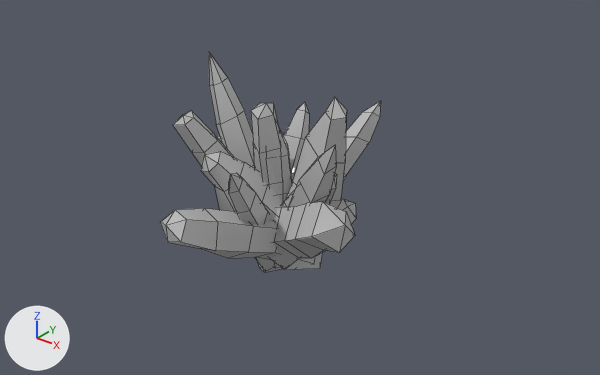
A saved change to the FBX model Assets/modele michał/kryształy/kryształy małe.fbx.
Both versions are drawn from a 50 mm lens placed at (4.7, -5.55, 3.48), pointed at (0.22, 0.05, 0.0). Arrows for +X, +Y and +Z are at lower left; the lights stay in place. The older version comes first. Mesh edges are drawn as thin lines. Where no turn or scale is listed for an object, it has been applied to the vertices.

Before the edit, the objects in view are built like this:
```python
me_mesh = bpy.data.meshes.new('Mesh')
me_mesh.from_pydata(...)  # 104 vertices, 100 faces; spans x -0.7..0.7, y -0.69..0.69, z -0.84..0.84
me_mesh.materials.append(mat_kryształ_v1)  # grey #bcbcbc
me_mesh_001 = bpy.data.meshes.new('Mesh.001')
me_mesh_001.from_pydata(...)  # 156 vertices, 150 faces; spans x -0.89..0.89, y -0.87..0.87, z -1.14..1.14
me_mesh_001.materials.append(mat_kryształ_v2)  # grey #bcbcbc
me_mesh_002 = bpy.data.meshes.new('Mesh.002')
me_mesh_002.from_pydata(...)  # 182 vertices, 175 faces; spans x -1.03..1.03, y -1.39..1.39, z -0.91..0.91
me_mesh_002.materials.append(mat_kryształ_v3)  # grey #bcbcbc
ob_kryształy_małe_v1 = bpy.data.objects.new('Kryształy małe v1', me_mesh)
ob_kryształy_małe_v1.location = (0.0, 0.0, 0.0)
ob_kryształy_małe_v2 = bpy.data.objects.new('Kryształy małe v2', me_mesh_001)
ob_kryształy_małe_v2.location = (0.0, 0.0, 0.0)
ob_kryształy_małe_v3 = bpy.data.objects.new('Kryształy małe v3', me_mesh_002)
ob_kryształy_małe_v3.location = (0.0, 0.0, 0.0)
```
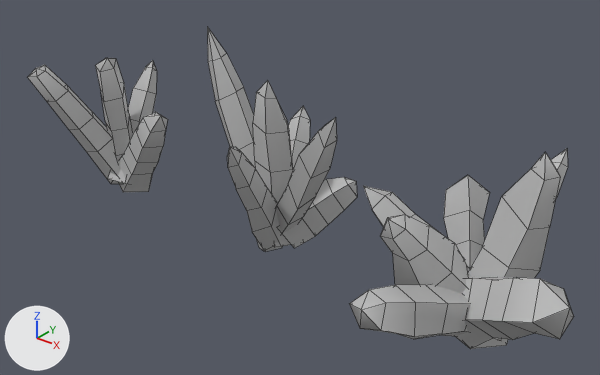
Where the change shows, as pixel boxes (x1, y1, x2, y2) in the pictures (600 x 375 px):
'Kryształy małe v3', moved
    before: (160, 97, 381, 270)
    after: (350, 149, 574, 349)
'Kryształy małe v2', moved
    before: (209, 53, 356, 272)
    after: (207, 26, 357, 252)
'Kryształy małe v1', moved
    before: (173, 102, 337, 207)
    after: (28, 58, 168, 192)

The edits, one by one:
Object 'Kryształy małe v3' (ob_kryształy_małe_v3) moves from (0.0, 0.0, 0.0) to (2.025, 0.0, 0.0).
Object 'Kryształy małe v1' (ob_kryształy_małe_v1) moves from (0.0, 0.0, 0.0) to (-2.245, 0.0, 0.0).
Object 'Kryształy małe v2' (ob_kryształy_małe_v2) moves from (0.0, 0.0, 0.0) to (0.0, 0.0, 0.247).
